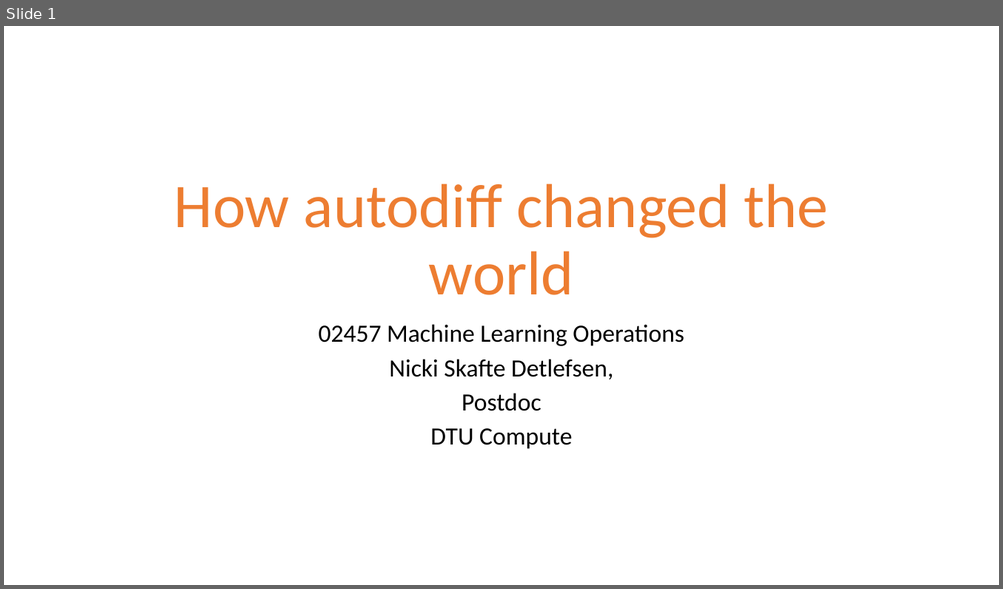
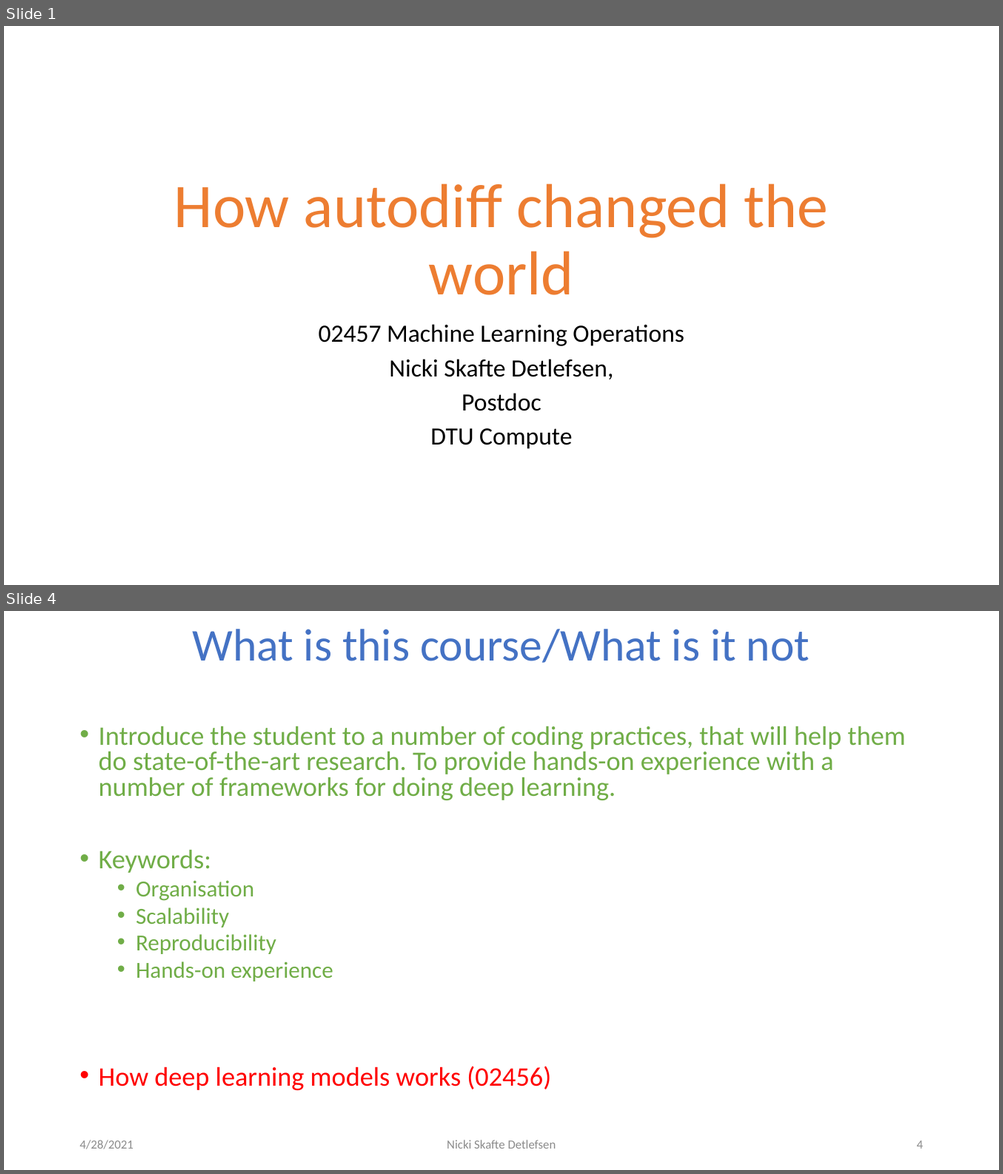
Before and after one commit to DeepEasterbunny/dtu_mlops, a slide deck: 1_introduction/How autodiff changed the world.pptx. Shown one above the other, each under a label of ours: slide 1 before the commit, slides 1 and 4 after it; the slides between them are not shown. The pictures are 1003x589 and 1003x1174 pixels, drawn with LibreOffice and Linux fonts; fonts in the diff are those of the drawing; background and template pictures are left out. Boxes give left, top, right and bottom in pixels: in the first picture for what was removed or moved away, otherwise in the second. Text is boxed around its words. In the diff, an @@ line names an element or a change of style, - is before the commit and + after.

```diff
--- a/1_introduction/How autodiff changed the world.pptx
+++ b/1_introduction/How autodiff changed the world.pptx
@@ slide 4 added at (4, 611, 999, 1170), background #FFFFFF @@
@@ title added at (192, 629, 809, 663), 44 pt, text #4472C4 @@
+What is this course/What is it not
@@ text added at (99, 726, 905, 1091), 25.9 pt, text #70AD47 @@
+• Introduce the student to a number of coding practices, that will help them do state-of-the-art research. To provide hands-on experience with a number of frameworks for doing deep learning.
+• Keywords:
+  • Organisation
+  • Scalability
+  • Reproducibility
+  • Hands-on experience
+• How deep learning models works (02456)
@@ text added at (79, 1140, 133, 1150), 12 pt, text #8C8C8C @@
+4/28/2021
@@ text added at (447, 1140, 556, 1149), 12 pt, text #8C8C8C @@
+Nicki Skafte Detlefsen
@@ page number added at (916, 1141, 922, 1149), 12 pt, text #8C8C8C @@
+4
```
Also in this commit, not shown: 7 slides changed, 4 other slides added, 6 other files.
